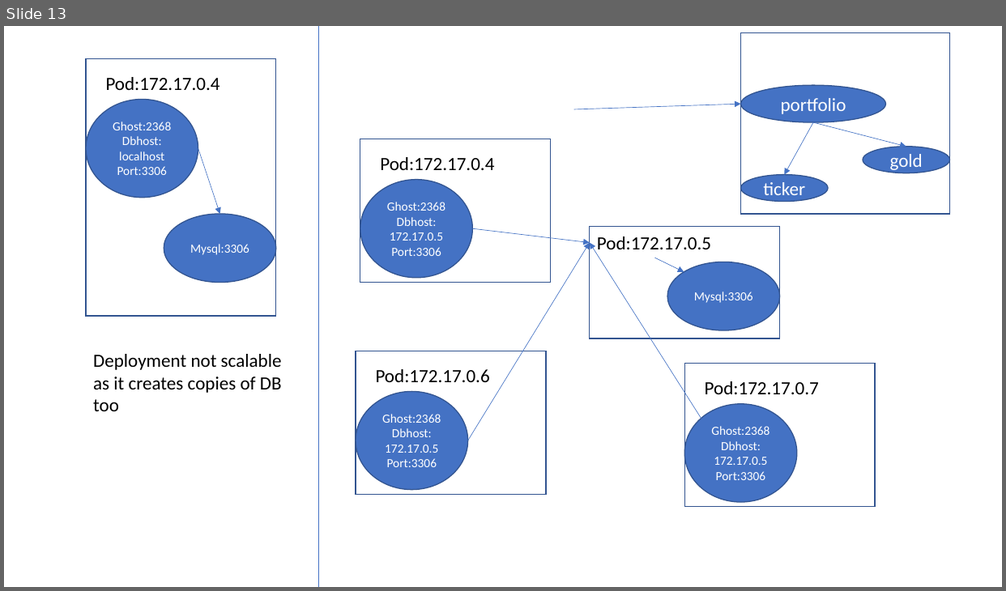
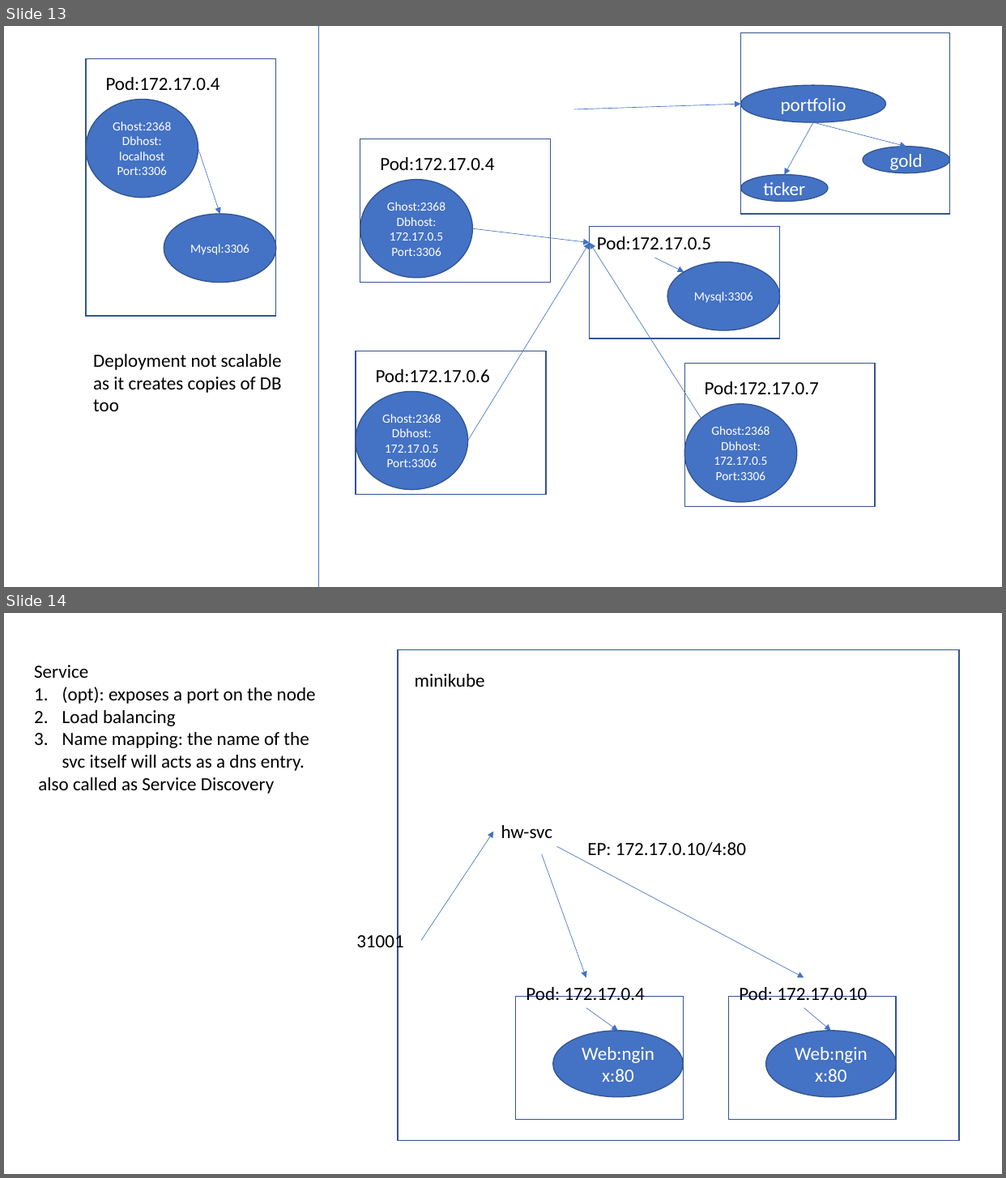
Before and after one commit to AdityaSP/ora-sep16-dock-kube, a slide deck: rough-diag.pptx. Shown one above the other, each under a label of ours: slide 13 before the commit, slides 13 and 14 after it. The pictures are 1006x591 and 1006x1178 pixels, drawn with LibreOffice and Linux fonts; fonts in the diff are those of the drawing. Boxes give left, top, right and bottom in pixels: in the first picture for what was removed or moved away, otherwise in the second. Text is boxed around its words. In the diff, an @@ line names an element or a change of style, - is before the commit and + after.

```diff
--- a/rough-diag.pptx
+++ b/rough-diag.pptx
@@ slide 14 added at box(4, 613, 1002, 1174), background #FFFFFF @@
@@ rectangle added at box(398, 649, 959, 1141), outline #325491 1 pt @@
@@ text added at box(34, 665, 316, 794), 18 pt, text #000000 @@
+Service
+1. (opt): exposes a port on the node
+2. Load balancing
+3. Name mapping: the name of the svc itself will acts as a dns entry.
+also called as Service Discovery
@@ text added at box(415, 674, 485, 687), 18 pt, text #000000 @@
+minikube
@@ text added at box(501, 825, 553, 838), 18 pt, text #000000 @@
+hw-svc
@@ arrow added from (422, 940) to (493, 832), #4472C4 0.5 pt @@
@@ arrow added from (542, 854) to (586, 978), #4472C4 0.5 pt @@
@@ arrow added from (557, 846) to (804, 978), #4472C4 0.5 pt @@
@@ text added at box(587, 842, 746, 856), 18 pt, text #000000 @@
+EP: 172.17.0.10/4:80
@@ text added at box(356, 931, 403, 952), 18 pt, text #000000 @@
+31001
@@ rectangle added at box(515, 996, 683, 1120), outline #325491 1 pt @@
@@ text added at box(526, 987, 645, 1000), 18 pt, text #000000 @@
+Pod: 172.17.0.4
@@ rectangle added at box(729, 996, 897, 1120), outline #325491 1 pt @@
@@ text added at box(739, 987, 867, 1000), 18 pt, text #000000 @@
+Pod: 172.17.0.10
@@ arrow added from (586, 1008) to (618, 1031), #4472C4 0.5 pt @@
@@ arrow added from (804, 1008) to (831, 1031), #4472C4 0.5 pt @@
@@ ellipse added at box(552, 1031, 683, 1097), fill #4472C4, outline #325491 1 pt, 18 pt, text #FFFFFF @@
+Web:nginx:80
@@ ellipse added at box(766, 1031, 897, 1097), fill #4472C4, outline #325491 1 pt, 18 pt, text #FFFFFF @@
+Web:nginx:80
```
Also in this commit, not shown: 2 other slides added, 2 other files.
